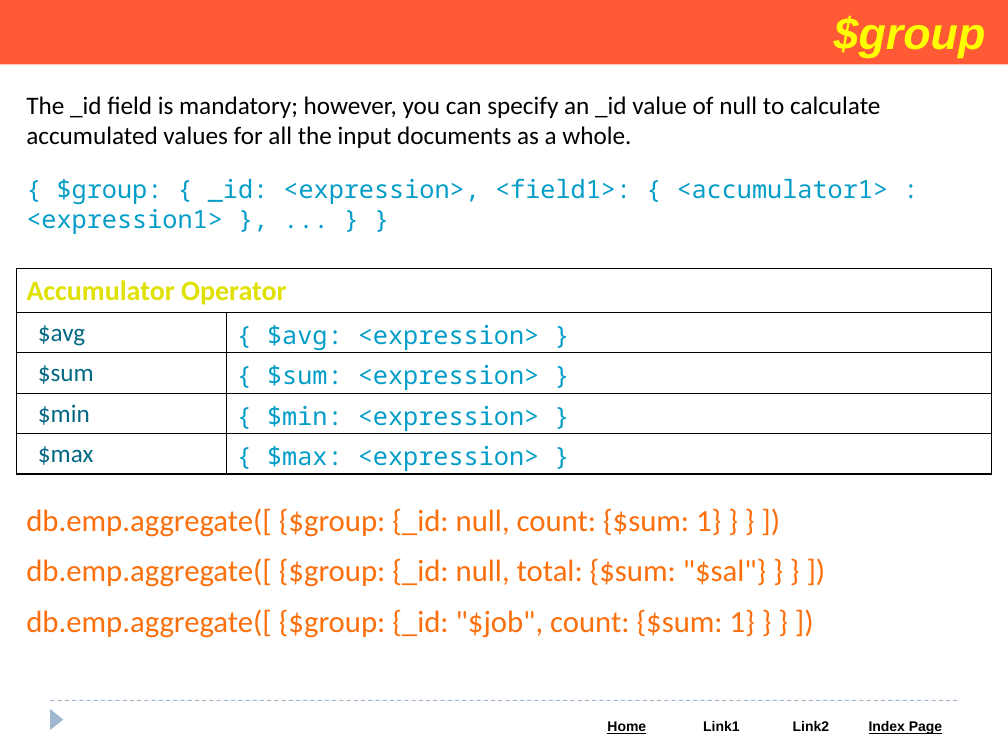
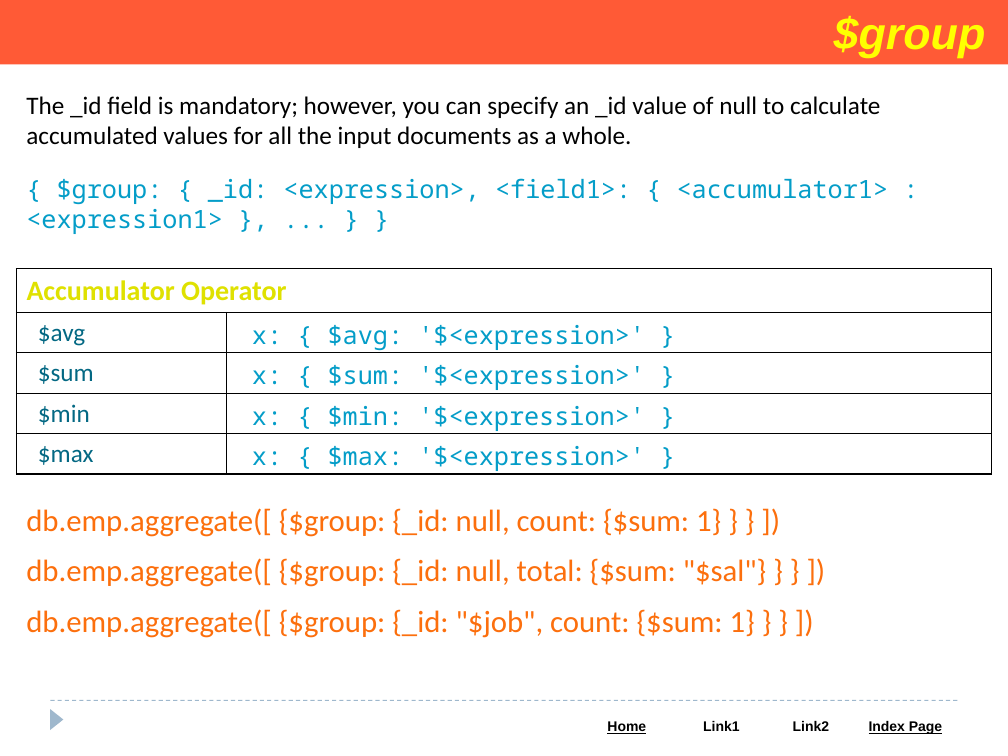
Before and after one commit to Saleel-Bagde/PPT-s, a slide deck: slide 92 of MongoDB PPT.pptx. Drawn at 1008x756 pixels with LibreOffice and Linux fonts; fonts in the diff are those of the drawing. Boxes give left, top, right and bottom in pixels: in the first picture for what was removed or moved away, otherwise in the second. Text is boxed around its words. In the diff, an @@ line names an element or a change of style, - is before the commit and + after.

```diff
--- a/MongoDB PPT.pptx
+++ b/MongoDB PPT.pptx
@@ table at [16,269,992,475] @@
-row 2, column 2: { $avg: <expression> }
+row 2, column 2: x: { $avg: '$<expression>' }
-row 3, column 2: { $sum: <expression> }
+row 3, column 2: x: { $sum: '$<expression>' }
-row 4, column 2: { $min: <expression> }
+row 4, column 2: x: { $min: '$<expression>' }
-row 5, column 2: { $max: <expression> }
+row 5, column 2: x: { $max: '$<expression>' }
```
Also in this commit, not shown: 5 other slides changed.
